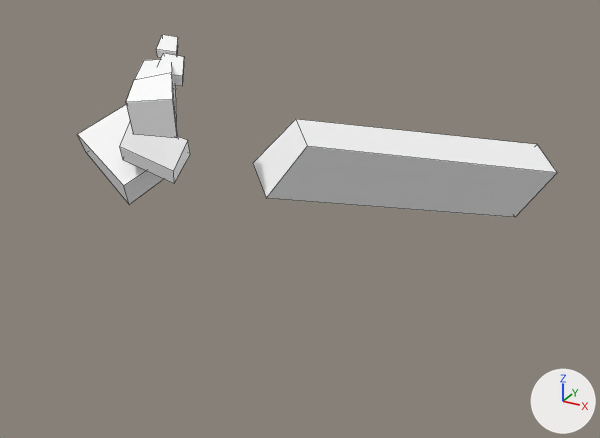
Before and after pictures for a commit that changed the OBJ model src/main/resources/assets/slenderflashlight/models/item/flashlight_hand.obj.
Camera for both pictures: a camera (50 mm lens) standing at (1.74, -2.02, 1.49) and looking at (0.61, 0.04, 0.46). Arrows for +X, +Y and +Z are at lower right; the lights stay in place. The first picture is the older version. Mesh edges are drawn as thin lines. Where no turn or scale is listed for an object, it has been applied to the vertices. Vertices at exactly the same position are counted once.

The first picture shows 'part'.
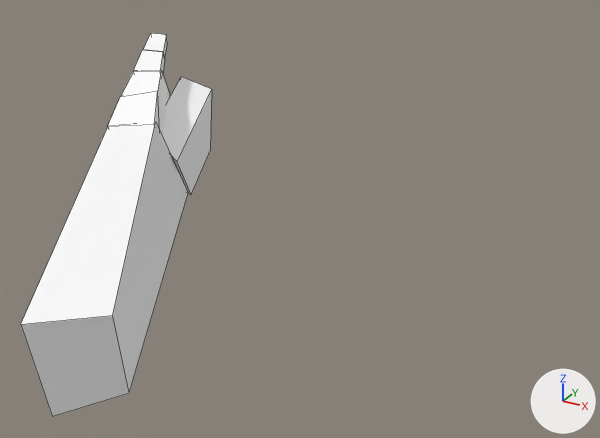
What the commit changed:
me_part is used by ob_part; location (0.0, 0.0, 0.0).
me_part had 51 vertices, 41 faces and spanned x -0.314..1.174, y -0.184..1.128, z 0.183..0.951.
me_part now has 51 vertices, 41 faces and spans x -0.108..0.83, y -1.14..0.253, z 0.466..0.964.
me_part part 1: the loose piece of 8 vertices spanning x 0.087..0.196, y 0.002..0.129, z 0.819..0.91 is multiplied about its middle by the matrix ((0.993, 0.086, -0.086), (-0.093, 0.992, -0.085), (0.078, 0.092, 0.993)), then moved by (-0.045, -0.045, 0.016).
me_part part 2: the loose piece of 8 vertices spanning x 0.031..0.121, y 0.083..0.18, z 0.88..0.951 is multiplied about its middle by the matrix ((0.995, 0.094, -0.026), (-0.096, 0.991, -0.092), (0.017, 0.094, 0.995)), then moved by (-0.01, -0.048, 0.012).
me_part part 3: the loose piece of 11 vertices spanning x 0.027..0.264, y -0.184..0.138, z 0.704..0.892 is multiplied about its middle by the matrix ((0.99, 0.129, 0.066), (-0.117, 0.98, -0.163), (-0.085, 0.154, 0.984)), then moved by (0.008, -0.074, -0.031).
me_part part 4: the loose piece of 8 vertices spanning x -0.314..0.03, y -0.007..0.409, z 0.35..0.704 is multiplied about its middle by the matrix ((-0.453, 0.788, -0.416), (-0.308, -0.576, -0.757), (-0.837, -0.215, 0.504)), then moved by (0.321, -0.142, 0.107).
me_part part 5: the loose piece of 8 vertices spanning x 0.256..1.174, y 0.229..1.128, z 0.183..0.681 is multiplied about its middle by the matrix ((-0.247, 0.953, 0.176), (-0.895, -0.294, 0.335), (0.371, -0.075, 0.926)), then moved by (-0.231, -1.291, 0.187).

Pixel boxes [x1, y1, x2, y2] of what changed, in the pictures (600 x 438 px; the box of a moved part takes in the faces that stretch with it):
'part', reshaped (60% narrower, 110% taller): before [77, 35, 557, 217]; after [21, 33, 212, 416]
part 1 of me_part, moved or reshaped: before [159, 53, 184, 86]; after [133, 50, 165, 73]
part 2 of me_part, moved or reshaped: before [156, 35, 178, 58]; after [143, 33, 167, 58]
part 3 of me_part, moved or reshaped: before [126, 60, 177, 138]; after [108, 70, 170, 137]
part 4 of me_part, moved or reshaped: before [77, 105, 178, 204]; after [163, 77, 212, 194]
part 5 of me_part, moved or reshaped: before [253, 119, 557, 217]; after [21, 122, 188, 416]
